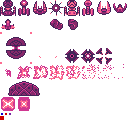
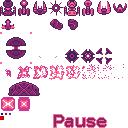
The second 128px x 128px image is a revision of the first. Changes to its layers:
painted on "space_ships.png" over (53, 114, 107, 128)
